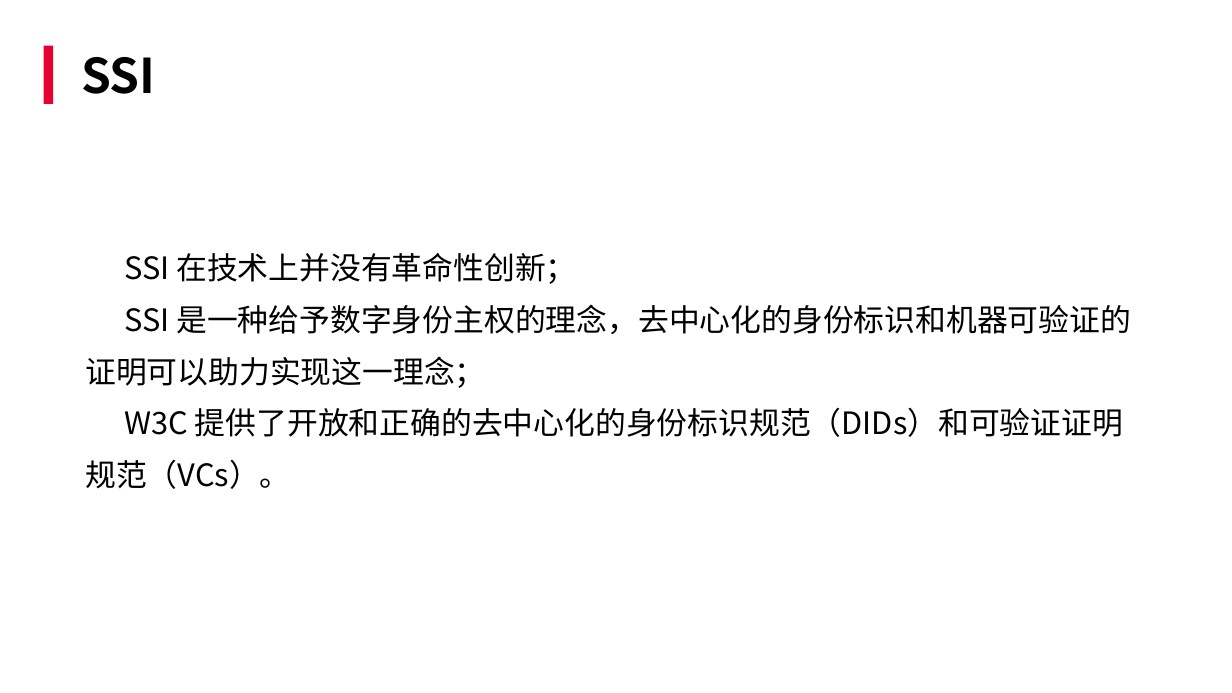
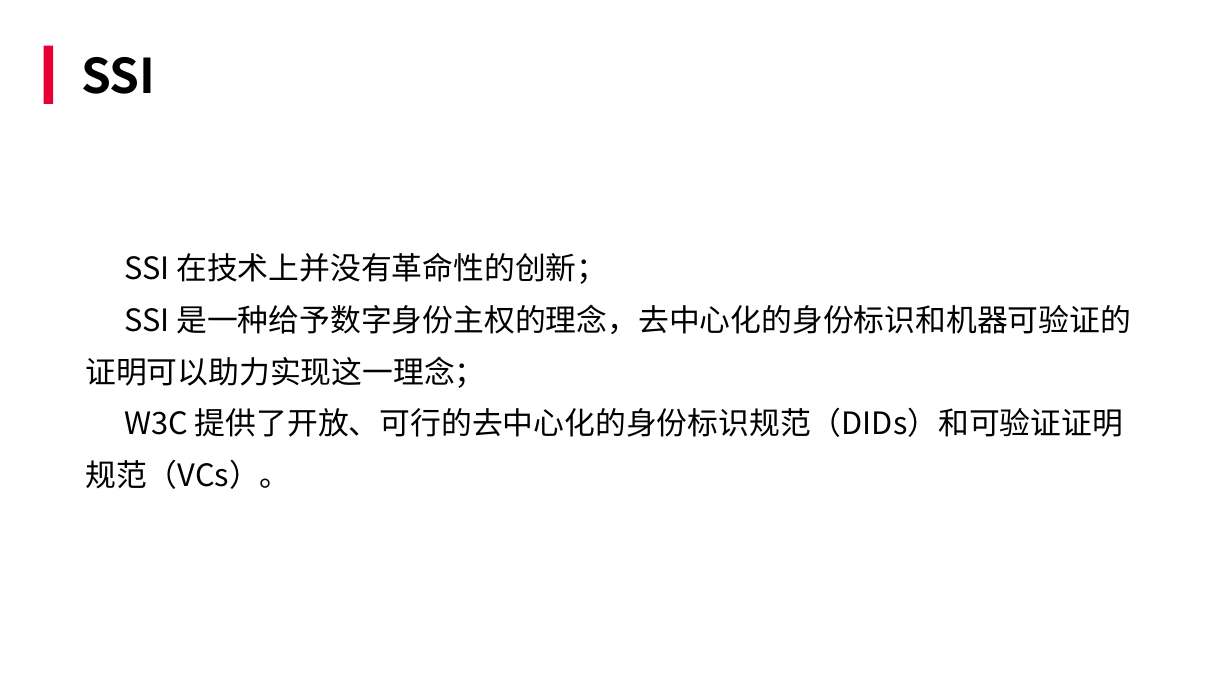
Before and after one commit to smallyunet/slide-share, a slide deck: slide 20 of 07. 自我主权的数字身份（SSI）到底有什么 (2021) .pptx. Drawn at 1232x693 pixels with LibreOffice and Linux fonts; fonts in the diff are those of the drawing; background and template pictures are left out. Boxes give left, top, right and bottom in pixels: in the first picture for what was removed or moved away, otherwise in the second. Text is boxed around its words. In the diff, an @@ line names an element or a change of style, - is before the commit and + after.

```diff
--- a/07. 自我主权的数字身份（SSI）到底有什么 (2021) .pptx
+++ b/07. 自我主权的数字身份（SSI）到底有什么 (2021) .pptx
@@ text at (x1=124, y1=253, x2=607, y2=284): text changed @@
-SSI 在技术上并没有革命性创新；
+SSI 在技术上并没有革命性的创新；
@@ text at (x1=85, y1=407, x2=1123, y2=489): text changed @@
-W3C 提供了开放和正确的去中心化的身份标识规范（DIDs）和可验证证明规范（VCs）。
+W3C 提供了开放、可行的去中心化的身份标识规范（DIDs）和可验证证明规范（VCs）。
```
Also in this commit, not shown: 1 other file.
